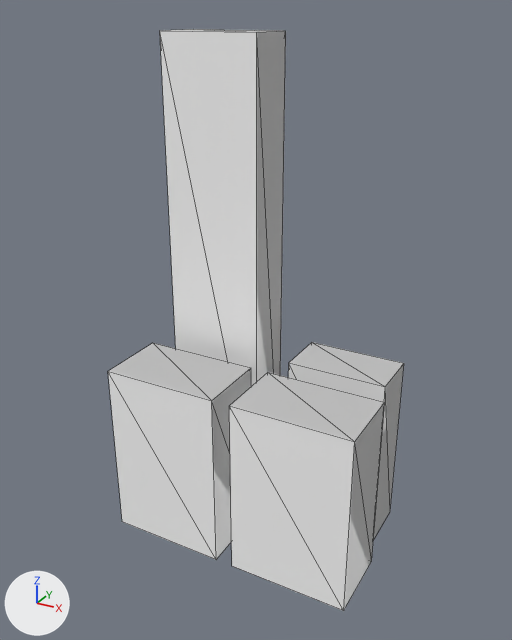
One commit to the glTF model assets/models/city_block_12345_6_00.glb: the scene before it, then after it.
Rendered twice from a 50 mm lens placed at (4.82, -9.03, 8.3), pointed at (-0.05, -0.17, 3.87). Arrows for +X, +Y and +Z are at lower left; the lights stay in place. The older version comes first. Mesh edges are drawn as thin lines.

The first picture shows 'block_00'.
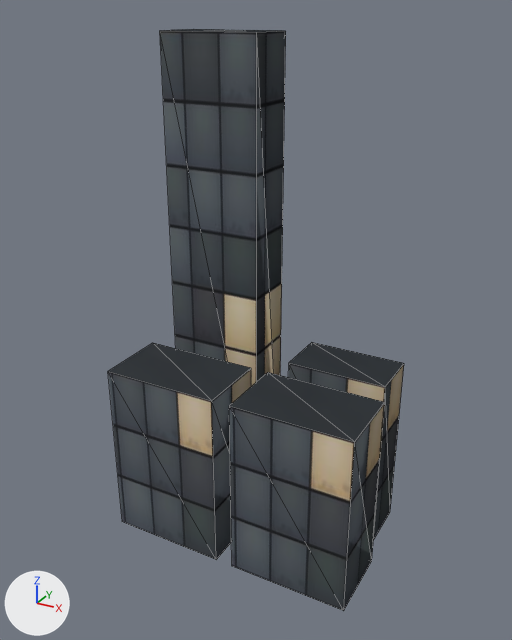
The change in detail:
Picture 'Image_0' (img_image_0) is new.
Material 'tier3.003' (mat_tier3_003) is new.
Its texture is img_image_0.
Its roughness is 0.9.
Material 'tier3.002' (mat_tier3_002) is new.
Its texture is img_image_0.
Its roughness is 0.9.
Material 'tier3.001' (mat_tier3_001) is new.
Its texture is img_image_0.
Its roughness is 0.9.
Material 'tier3' (mat_tier3) is new.
Its texture is img_image_0.
Its roughness is 0.9.
me_block_00 has 32 vertices, 48 faces and spans x -2.1..2.1, y -1.35..1.2, z 0.0..8.0.
me_block_00 is used by ob_block_00; location (0.0, 0.0, 0.0).
me_block_00 part 1: all 12 faces centred in x -1.95..-0.3, y 0.3..1.2, z 0.0..8.0 switch from mat_default (white #ffffff) to mat_tier3 (picture img_image_0).
me_block_00 part 2: all 12 faces centred in x -2.1..-0.15, y -1.35..-0.15, z 0.0..3.0 switch from mat_default (white #ffffff) to mat_tier3_001 (picture img_image_0).
me_block_00 part 3: all 12 faces centred in x 0.3..1.95, y 0.3..1.2, z 0.0..3.0 switch from mat_default (white #ffffff) to mat_tier3_002 (picture img_image_0).
me_block_00 part 4: all 12 faces centred in x 0.15..2.1, y -1.35..-0.15, z 0.0..3.0 switch from mat_default (white #ffffff) to mat_tier3_003 (picture img_image_0).
me_block_00 part 5: texture (UV) coordinates of 48 of 48 faces, centred in x -2.1..2.1, y -1.35..1.2, z 0.0..8.0, changed; they spanned u 0.0..0.0, v 0.0..0.0 and now span u 0.0..0.19, v 0.0..0.8.

Pixel boxes [x1, y1, x2, y2] of what changed, in the pictures (512 x 640 px):
'block_00', recoloured, surface changed (white to grey)
    both: [108, 29, 404, 611]
part 1 of me_block_00, recoloured (white to grey)
    both: [160, 29, 286, 386]
part 2 of me_block_00, recoloured (white to grey)
    both: [108, 343, 251, 559]
part 3 of me_block_00, recoloured (white to black)
    both: [289, 342, 404, 540]
part 4 of me_block_00, recoloured (white to grey)
    both: [229, 372, 385, 611]
part 5 of me_block_00, surface changed (darker)
    both: [108, 29, 404, 611]
